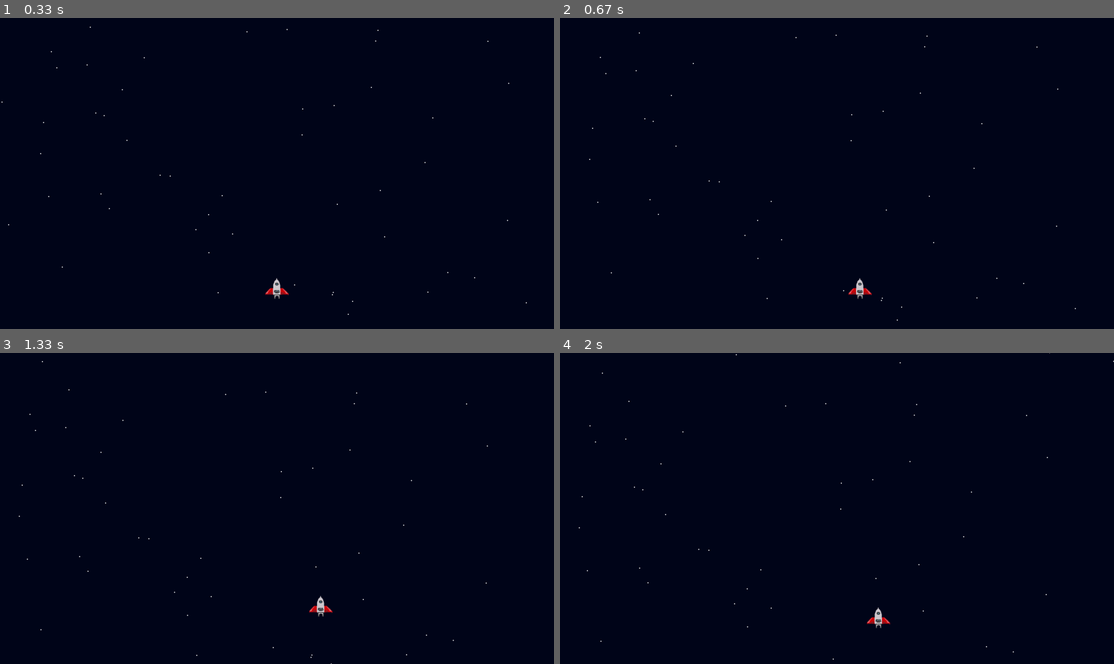
Above: before the commit, frames 1-4 (two rows, left to right).
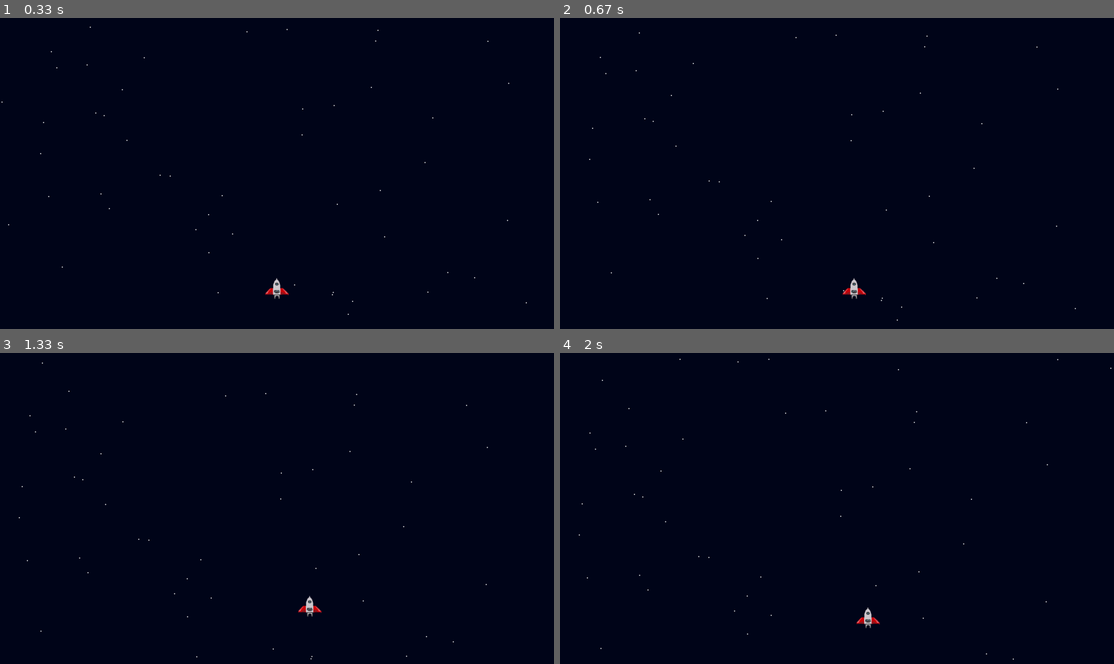
Above: after the commit, the same moments.

Repository: MicaelaEdith/spacecraftGame-pygame
Game: pygame game, started from main.py
The game is run twice, just before and just after one commit, with the same random seed, the same clock (stepped at 60 frames per second) and the same inputs.
Inputs:
- Up to frame 1 (0.33 s): no input
- Up to frame 2 (0.67 s): hold Right from 0.33 s (still down)
- Up to frame 3 (1.33 s): release Right at 0.8 s; hold Up 0.83-1.13 s; hold Right from 1.17 s (still down)
- Up to frame 4 (2 s): release Right at 1.63 s; hold Left from 1.67 s (still down)

Frame 1 is identical in both runs. In frame 2, 0.2% of the frame differs, in the area x 51-57%, y 83-91%; in frame 3, 0.3%, in the area x 3-89%, y 2-100%; in frame 4, 0.3%.

Commit message:
playerController fix

Diff:
--- a/playerController.py
+++ b/playerController.py
@@ -3,6 +3,7 @@
 class Player():
     def __init__(self, xPosition, yPosition,screenHeight, screenWidth) -> None:
         self.xPosition=xPosition
+        self.xPositionInit=xPosition
         self.yPosition=yPosition
         self.yPositionInit=yPosition
         self.minXPosition=screenWidth/4
@@ -25,10 +26,11 @@
         self.minYPosition=screenHeight-120
         self.slowArea=self.maxYPosition+(self.maxYPosition/2)
         self.up=False
-        self.leftUp=False
-        self.rightUp=False
+        self.left=False
+        self.right=False
         self.leftDown=False
         self.rightDown=False
+        self.aux=None
 
     def setPlayer(self, name):
         self.name=name
@@ -38,15 +40,9 @@
         if event.type==pygame.KEYDOWN:
             self.keyDownCount+=1.5
             if event.key==pygame.K_LEFT and self.xPosition>=self.minXPosition:
-                self.xPosition-=4
+                self.left=True
             if event.key==pygame.K_RIGHT and self.xPosition<=self.maxXPosition:
-                self.xPosition+=4
-            if event.key==pygame.K_LEFT and event.key==pygame.K_UP and self.yPosition>=self.maxYPosition:
-                self.leftUp=true
-                self.up=True
-            if event.key==pygame.K_RIGHT and event.key==pygame.K_UP and self.yPosition>=self.maxYPosition:
-                self.rightUp=True
-                self.up=True
+                self.right=True
             if event.key==pygame.K_UP and self.yPosition>=self.maxYPosition:
                 self.up=True
             if event.key==pygame.K_DOWN and self.yPosition<=self.minYPosition:
@@ -54,25 +50,39 @@
                 self.yPosition+=1.5
 
         if event.type==pygame.KEYUP:
-            if event.key==pygame.K_UP or(event.key==pygame.K_RIGHT and event.key==pygame.K_UP)or(event.key==pygame.K_LEFT and event.key==pygame.K_UP):
+            if event.key==pygame.K_UP:
                 self.up=False
-                self.leftUp=False
-                self.rightUp=False
+            if event.key==pygame.K_LEFT:
+                self.left=False
+            if event.key==pygame.K_RIGHT:
+                self.right=False
 
-        if(self.up and self.yPosition>self.maxYPosition):
+        if(self.right and self.xPosition<self.maxXPosition and not self.up):
+            self.xPosition+=3
+            self.left=False
+        if(self.left and self.xPosition>self.minXPosition and not self.up):
+            self.xPosition-=3
+            self.right=False
+
+        if(self.up and self.yPosition>=self.maxYPosition):
             if(self.yPosition<self.slowArea):
-                self.yPosition-=2
-                if(self.leftUp):
+                if(self.left and(self.xPosition>self.minXPosition)):
                     self.xPosition-=1.5
-                if(self.rightUp):
+                    self.yPosition-=2
+                elif(self.right and (self.xPosition<self.maxXPosition)):
                     self.xPosition+=1.5
+                    self.yPosition-=2
+                else:
+                    self.yPosition-=2
             else:
-                self.yPosition-=4
-                if(self.leftUp):
+                if(self.left and (self.xPosition>self.minXPosition)):
                     self.xPosition-=3
-                if(self.rightUp):
+                    self.yPosition-=4
+                elif(self.right and (self.xPosition<self.maxXPosition)):
                     self.xPosition+=3
-
+                    self.yPosition-=4
+                else:
+                    self.yPosition-=4
         else:
             self.keyDownCount=0
             if(self.yPosition<self.yPositionInit):
--- a/world.py
+++ b/world.py
@@ -34,37 +34,4 @@
                     i[0]-=2
             if event.type==pygame.KEYUP:
                 if event.key==pygame.K_UP:
-                    self.speed=1
-
-
-
-
-
-"""
-        self.screenW=screenW
-        self.positionList=[]
-
-        for i in range(20):
-            self.xPosition=random.randrange((self.screenW-(screenW+5)),(screenW-5))
-            self.yPosition=-5
-            self.positionList.append([self.xPosition,self.yPosition])
-
-    def drawStart(self, event, display, color, screenH):
-
-        for i in self.positionList:
-            pygame.draw.circle(display, color, (self.xPosition, self.yPosition),1.5)
-
-
-
-            if(self.yPosition<screenH+5):
-                self.yPosition+=1.5
-                if event.type==pygame.KEYDOWN:
-                 if event.key==pygame.K_LEFT:
-                        self.xPosition+=2
-                    if event.key==pygame.K_RIGHT:
-                        self.xPosition-=2
-            else:
-                self.xPosition=random.randrange((self.screenW-(self.screenW+5)),(self.screenW-5))
-                self.yPosition=-5
-            pygame.draw.circle(display, color, (self.xPosition, self.yPosition),1.5)
-"""
+                    self.speed=1.5
